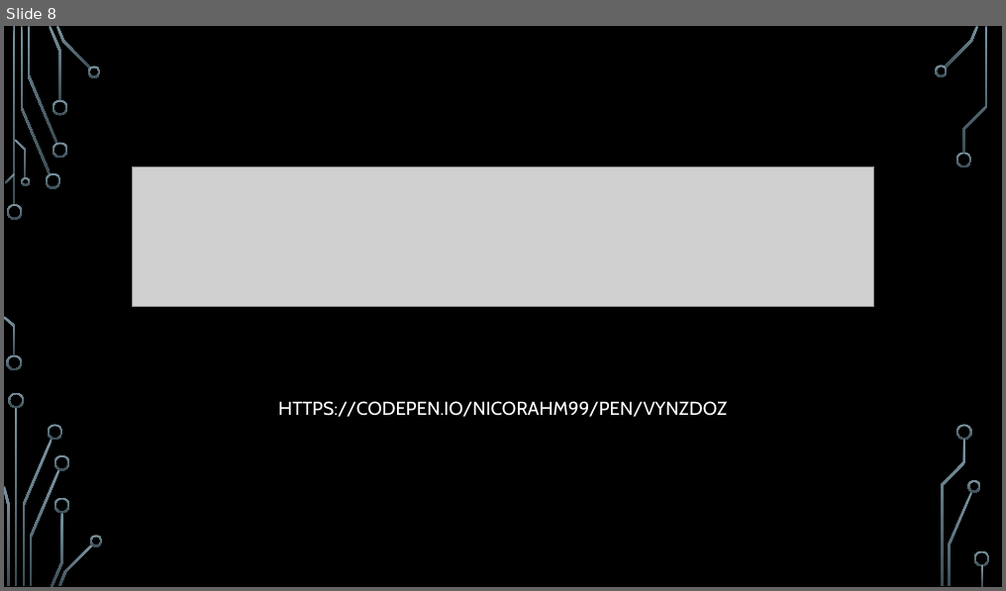
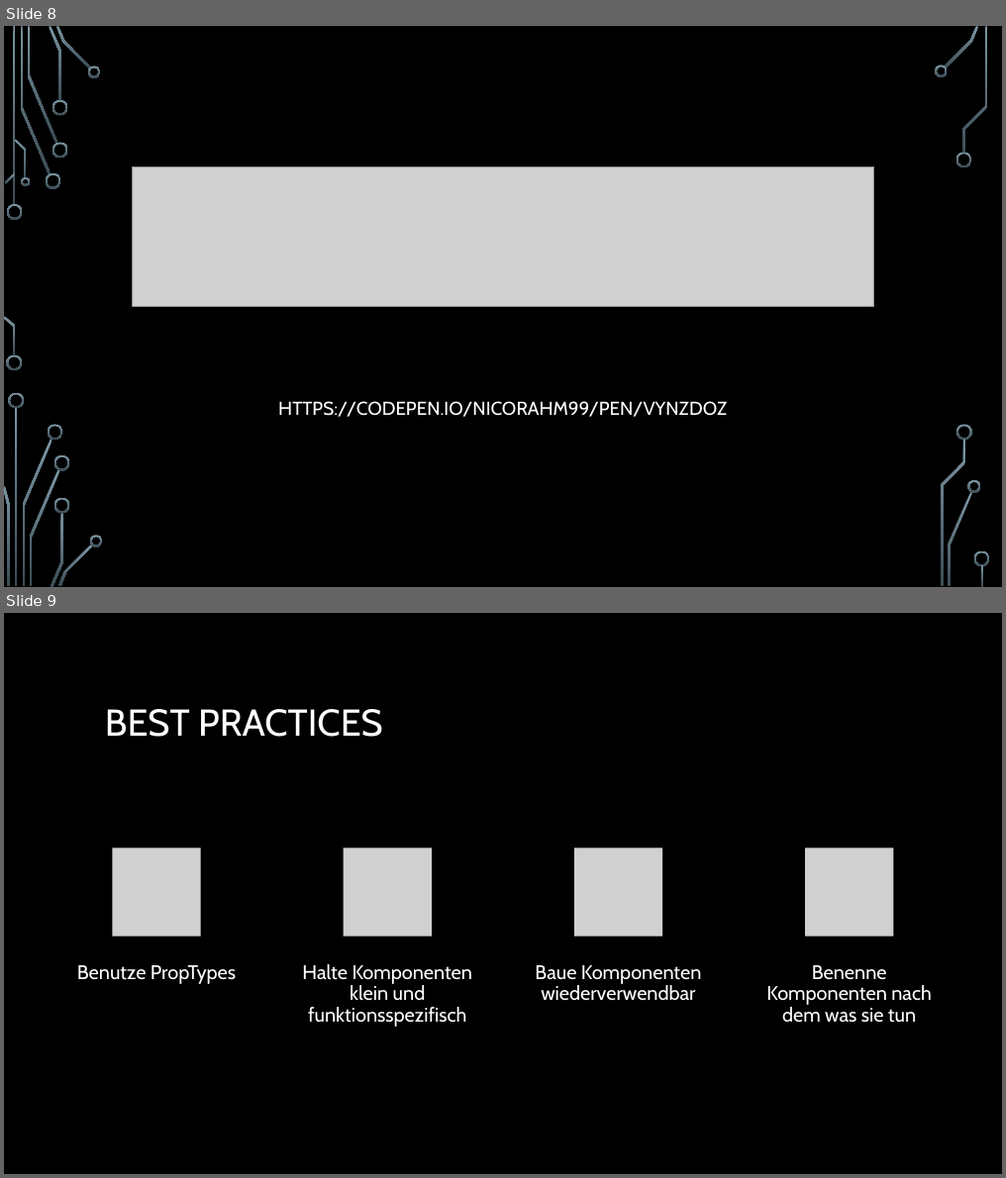
Before and after one commit to nicorahm99/Anything, a slide deck: E-Portfolio-React.pptx. Shown one above the other, each under a label of ours: slide 8 before the commit, slides 8 and 9 after it. The pictures are 1006x591 and 1006x1178 pixels, drawn with LibreOffice and Linux fonts; fonts in the diff are those of the drawing; grey boxes stand for pictures; background and template pictures are left out. Boxes give left, top, right and bottom in pixels: in the first picture for what was removed or moved away, otherwise in the second. Text is boxed around its words. In the diff, an @@ line names an element or a change of style, - is before the commit and + after.

```diff
--- a/E-Portfolio-React.pptx
+++ b/E-Portfolio-React.pptx
@@ slide 9 added at bbox=[4, 613, 1002, 1174], background picture (left out); not listed: 17 template elements that a slide beside it also shows @@
@@ rectangle added at bbox=[4, 613, 1002, 1174], fill #000000 @@
@@ title added at bbox=[105, 709, 383, 737], 36 pt, text #FFFFFF @@
+BEST PRACTICES
@@ group added at bbox=[77, 848, 932, 1027]: 4 pictures, 4 texts @@
+Benutze PropTypes
+Halte Komponenten klein und funktionsspezifisch
+Baue Komponenten wiederverwendbar
+Benenne Komponenten nach dem was sie tun
```
Also in this commit, not shown: 4 slides changed, 1 other slide added.
